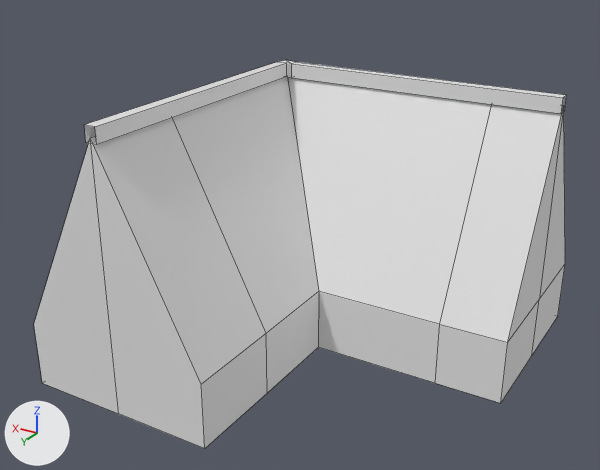
The FBX model Demonic Tribute/Assets/Models/Modulair assets/RoofCorner1.fbx: old version first, new version second.
Both versions are drawn from a 50 mm camera at (-5.89, 10.39, 4.78) aimed at (0.05, 0.48, -0.17). Lighting does not change. The marker at lower left points along +X, +Y and +Z. Mesh edges are drawn as thin lines. Where no turn or scale is listed for an object, it has been applied to the vertices.

The scene before the commit, as lines of its bpy script (objects in view):
```python
me_cube_037 = bpy.data.meshes.new('Cube.037')
me_cube_037.from_pydata(...)  # 50 vertices, 41 faces; spans x -3.21..2.79, y -2.65..3.35, z -2.11..2.04
ob_cube_028 = bpy.data.objects.new('Cube.028', me_cube_037)
ob_cube_028.location = (0.0, 0.0, 0.0)
```
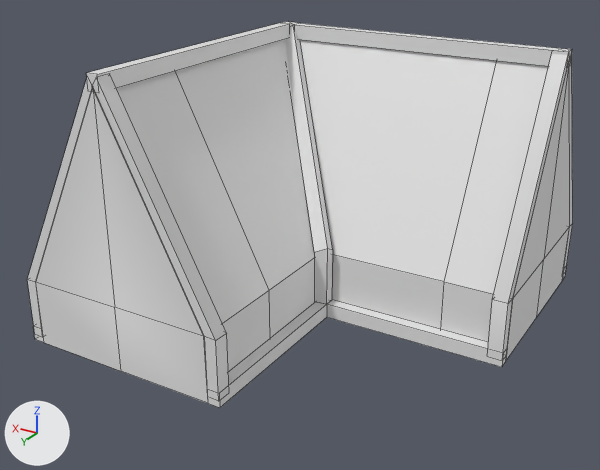
Location of each change, [x1, y1, x2, y2] in pixels of the pictures (600 x 470 px):
'Cube.028', reshaped: before [34, 60, 566, 448]; after [27, 22, 573, 408]
part 1 of me_cube_037, rebuilt: before [34, 77, 565, 448]; after [27, 40, 570, 403]
part 2 of me_cube_037, added: after [207, 26, 506, 408]
part 3 of me_cube_037, added: after [87, 22, 572, 93]
part 4 of me_cube_037, added: after [33, 265, 567, 342]
part 5 of me_cube_037, deleted: before [84, 60, 566, 145]
part 6 of me_cube_037, added: after [92, 54, 573, 400]

The change in detail:
me_cube_037 is used by ob_cube_028; location (0.0, 0.0, 0.0).
me_cube_037 had 50 vertices, 41 faces and spanned x -3.21..2.79, y -2.65..3.35, z -2.11..2.04.
me_cube_037 now has 153 vertices, 121 faces and spans x -3.17..3.02, y -3.0..3.19, z -1.52..2.64.
me_cube_037 part 1: the loose piece of 32 vertices spanning x -3.21..2.79, y -2.65..3.35, z -2.11..1.89 is rebuilt with 44 vertices and now spans x -3.17..3.01, y -2.82..3.19, z -1.52..2.6.
me_cube_037 part 2: a new loose piece of 27 vertices spanning x -3.17..1.4, y -1.37..3.18, z -1.52..2.61.
me_cube_037 part 3: a new loose piece of 18 vertices spanning x -3.17..1.41, y -1.41..3.18, z 2.39..2.64.
me_cube_037 part 4: a new loose piece of 16 vertices spanning x -3.17..3.02, y -2.99..3.18, z -1.52..-1.29.
me_cube_037 part 5: the loose piece of 18 vertices spanning x -3.21..1.37, y -1.24..3.35, z 1.8..2.04 is deleted.
Part 6, on me_cube_037:
30 vertices are added at x -3.17..1.35, y -3.0..3.19, z -1.42..2.6.
6 new vertices lie (0.23, -0.01, 0.0) away from vertices in x -3.17, y -2.99..0.36, z -1.42..2.6.
24 new faces join them.
